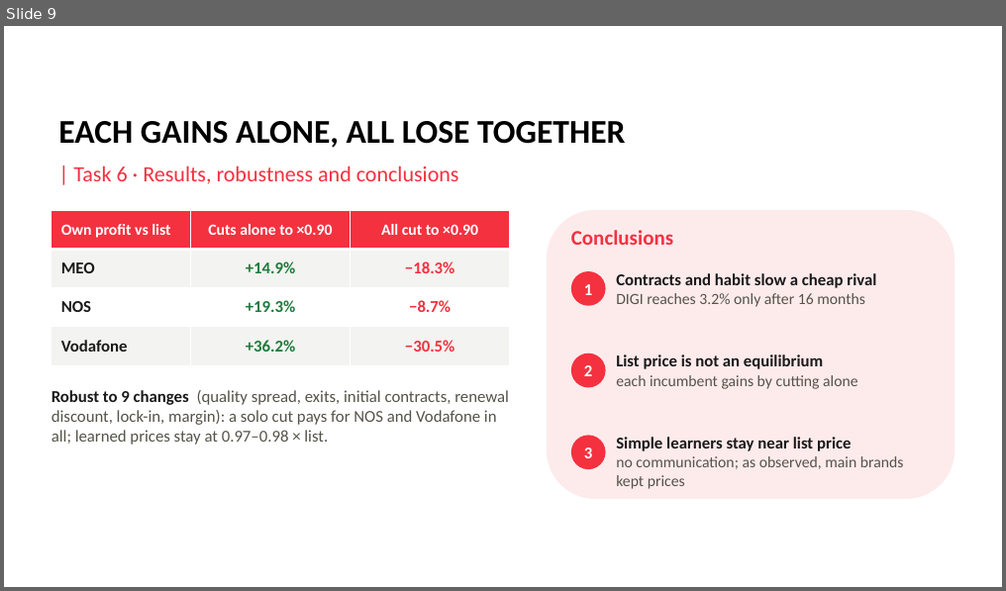
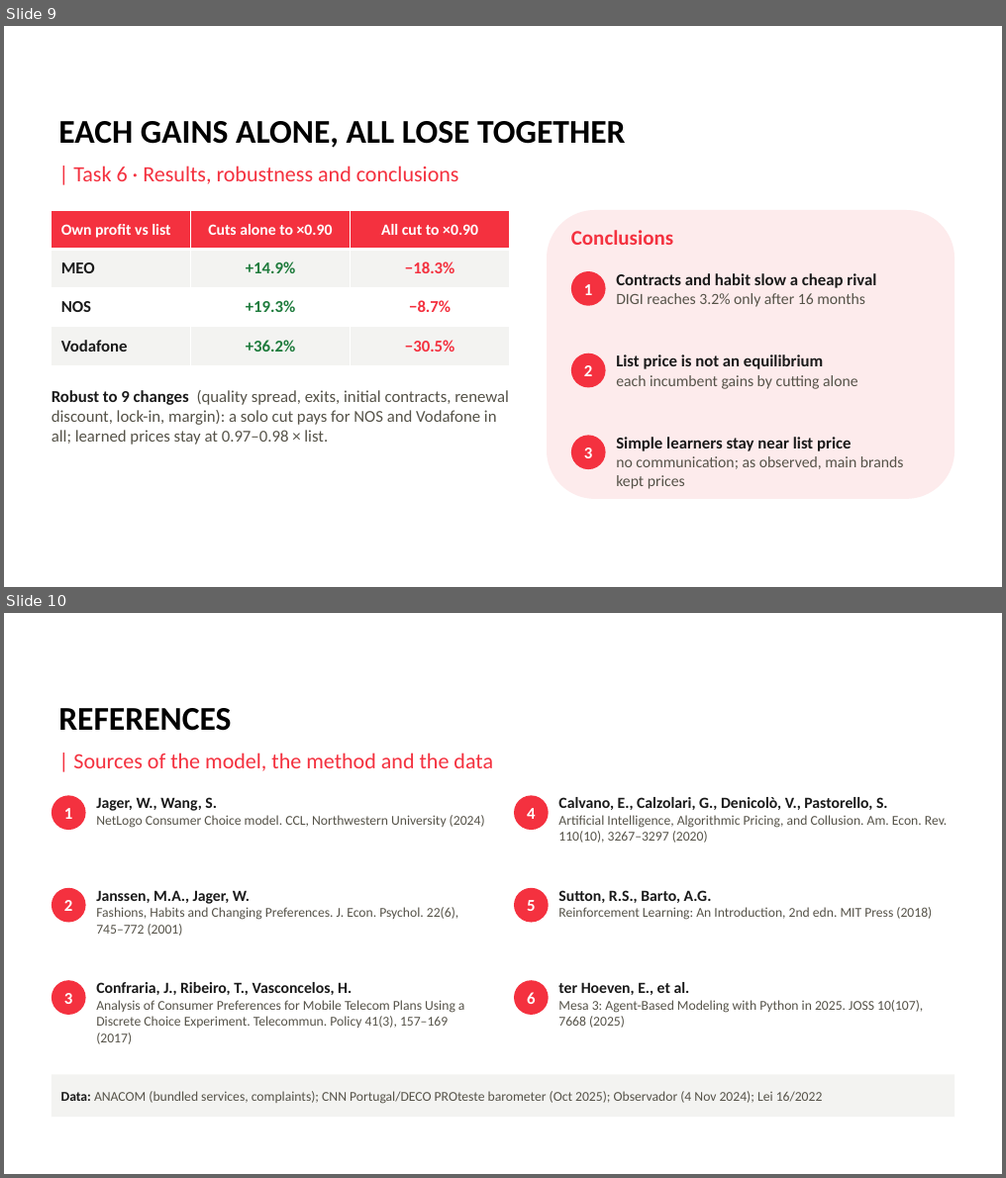
Before and after one commit to pedromgpcorreia/Agentic-AI, a slide deck: slides/DIGI_Consumer_Choice_FEP_v2.pptx. Shown one above the other, each under a label of ours: slide 9 before the commit, slides 9 and 10 after it. The pictures are 1006x591 and 1006x1178 pixels, drawn with LibreOffice and Linux fonts; fonts in the diff are those of the drawing; background and template pictures are left out. Boxes give left, top, right and bottom in pixels: in the first picture for what was removed or moved away, otherwise in the second. Text is boxed around its words. In the diff, an @@ line names an element or a change of style, - is before the commit and + after.

```diff
--- a/slides/DIGI_Consumer_Choice_FEP_v2.pptx
+++ b/slides/DIGI_Consumer_Choice_FEP_v2.pptx
@@ slide 10 added at (x1=4, y1=613, x2=1002, y2=1174), background picture (left out) @@
@@ title added at (x1=58, y1=708, x2=231, y2=731), 32 pt, text #000000, bold @@
+REFERENCES
@@ text added at (x1=73, y1=753, x2=493, y2=771), 21 pt, text #F4313F @@
+| Sources of the model, the method and the data
@@ ellipse added at (x1=52, y1=796, x2=85, y2=830), fill #F4313F, 16 pt, text #FFFFFF, bold @@
+1
@@ text added at (x1=96, y1=797, x2=485, y2=828), 13 pt, text #565349 @@
+Jager, W., Wang, S.
+NetLogo Consumer Choice model. CCL, Northwestern University (2024)
@@ ellipse added at (x1=514, y1=796, x2=548, y2=830), fill #F4313F, 16 pt, text #FFFFFF, bold @@
+4
@@ text added at (x1=558, y1=797, x2=946, y2=843), 13 pt, text #565349 @@
+Calvano, E., Calzolari, G., Denicolò, V., Pastorello, S.
+Artificial Intelligence, Algorithmic Pricing, and Collusion. Am. Econ. Rev. 110(10), 3267–3297 (2020)
@@ ellipse added at (x1=52, y1=888, x2=85, y2=922), fill #F4313F, 16 pt, text #FFFFFF, bold @@
+2
@@ text added at (x1=96, y1=890, x2=458, y2=936), 13 pt, text #565349 @@
+Janssen, M.A., Jager, W.
+Fashions, Habits and Changing Preferences. J. Econ. Psychol. 22(6), 745–772 (2001)
@@ ellipse added at (x1=514, y1=888, x2=548, y2=922), fill #F4313F, 16 pt, text #FFFFFF, bold @@
+5
@@ text added at (x1=558, y1=890, x2=932, y2=920), 13 pt, text #565349 @@
+Sutton, R.S., Barto, A.G.
+Reinforcement Learning: An Introduction, 2nd edn. MIT Press (2018)
@@ ellipse added at (x1=52, y1=980, x2=85, y2=1015), fill #F4313F, 16 pt, text #FFFFFF, bold @@
+3
@@ text added at (x1=96, y1=982, x2=465, y2=1045), 13 pt, text #565349 @@
+Confraria, J., Ribeiro, T., Vasconcelos, H.
+Analysis of Consumer Preferences for Mobile Telecom Plans Using a Discrete Choice Experiment. Telecommun. Policy 41(3), 157–169 (2017)
@@ ellipse added at (x1=514, y1=980, x2=548, y2=1015), fill #F4313F, 16 pt, text #FFFFFF, bold @@
+6
@@ text added at (x1=558, y1=982, x2=923, y2=1028), 13 pt, text #565349 @@
+ter Hoeven, E., et al.
+Mesa 3: Agent-Based Modeling with Python in 2025. JOSS 10(107), 7668 (2025)
@@ rectangle added at (x1=52, y1=1075, x2=954, y2=1118), fill #F3F3F1, 13 pt, text #565349 @@
+Data: ANACOM (bundled services, complaints); CNN Portugal/DECO PROteste barometer (Oct 2025); Observador (4 Nov 2024); Lei 16/2022
```
Also in this commit, not shown: 1 slide removed.
